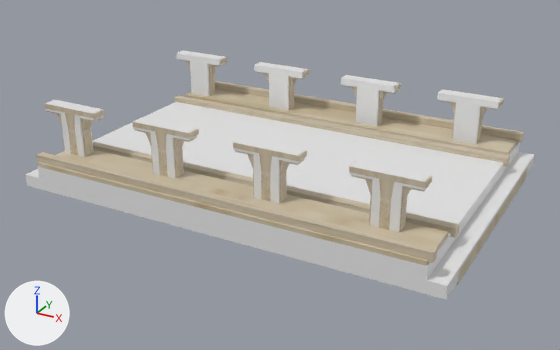
Renders of the glTF model 箱庭/Asset/Models/Terrains/Gimmick/RotateBridge/bridgeUp.gltf from each side of a commit.
One viewpoint serves both versions: a camera (50 mm lens) standing at (10.76, -19.06, 9.69) and looking at (0.42, -0.26, 0.29). The axes (+X, +Y, +Z) are drawn at lower left. The lights are the same throughout. Vertices at the same position are counted once.

In view in the first picture: 'COL.003', 'COL.004', 'COL.007', 'Cube', '立方体', '立方体.001'.
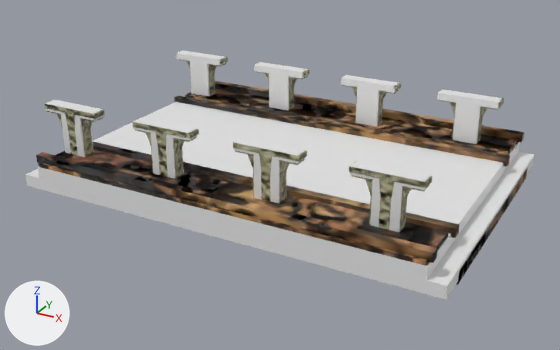
Pixel boxes (x1, y1, x2, y2) of what changed, in the pictures (560 x 350 px):
```json
{"object": "立方体", "change": "surface changed", "before": [38, 88, 528, 285], "after": [38, 88, 528, 285]}
{"object": "立方体.001", "change": "surface changed, recoloured", "before": [36, 81, 524, 263], "after": [36, 81, 524, 263], "on screen": "beige to brown"}
{"object": "Cube", "change": "surface changed", "before": [44, 56, 504, 232], "after": [44, 56, 504, 232], "on screen": "beige to yellow"}
```

Edits to the scene script, one JSON object a line:
```json
{"op": "add", "block": "img_normalstone1", "code": ["img_normalstone1 = load_image('normalstone1', 'normalstone1.png', 64, 43, 'Non-Color')"]}
{"op": "add", "block": "img_stone1", "code": ["img_stone1 = load_image('stone1', 'stone1.jpg', 64, 43, 'sRGB')"]}
{"op": "add", "block": "img_normals3", "code": ["img_normals3 = load_image('normalS3', 'normalS3.png', 128, 128, 'Non-Color')"]}
{"op": "add", "block": "img_sunahekil03", "code": ["img_sunahekil03 = load_image('sunahekiL03', 'sunahekiL03.jpg', 128, 128, 'sRGB')"]}
{"block": "mat_マテリアル_001", "where": "n2 = _N.new('ShaderNodeTexImage'); n2.name = 'Image Texture'"}
{"op": "set", "path": "n2.image", "old": "img_sunahekil02", "new": "img_sunahekil03"}
{"op": "add", "block": "mat_マテリアル_001", "code": "n3 = _N.new('ShaderNodeNormalMap'); n3.name = 'Normal Map'"}
{"op": "add", "block": "mat_マテリアル_001", "code": "n3.uv_map = 'UVMap'"}
{"op": "add", "block": "mat_マテリアル_001", "code": "n4 = _N.new('ShaderNodeTexImage'); n4.name = 'Image Texture.001'"}
{"op": "add", "block": "mat_マテリアル_001", "code": "n4.image = img_normals3"}
{"block": "mat_マテリアル_001", "where": "n0 = _N.new('ShaderNodeBsdfPrincipled'); n0.name = 'Principled BSDF'"}
{"op": "add", "block": "mat_マテリアル_001", "code": "_L.new(n3.outputs[0], n0.inputs[5])  # 'Normal' to 'Normal'"}
{"op": "add", "block": "mat_マテリアル_001", "code": "_L.new(n4.outputs[0], n3.inputs[1])  # 'Color' to 'Color'"}
{"block": "mat_マテリアル_003", "where": "n2 = _N.new('ShaderNodeTexImage'); n2.name = 'Image Texture'"}
{"op": "set", "path": "n2.image", "old": "img_keisodol02", "new": "img_stone1"}
{"op": "add", "block": "mat_マテリアル_003", "code": "n3 = _N.new('ShaderNodeNormalMap'); n3.name = 'Normal Map'"}
{"op": "add", "block": "mat_マテリアル_003", "code": "n3.uv_map = 'UVMap'"}
{"op": "add", "block": "mat_マテリアル_003", "code": "n4 = _N.new('ShaderNodeTexImage'); n4.name = 'Image Texture.001'"}
{"op": "add", "block": "mat_マテリアル_003", "code": "n4.image = img_normalstone1"}
{"block": "mat_マテリアル_003", "where": "n0 = _N.new('ShaderNodeBsdfPrincipled'); n0.name = 'Principled BSDF'"}
{"op": "add", "block": "mat_マテリアル_003", "code": "_L.new(n3.outputs[0], n0.inputs[5])  # 'Normal' to 'Normal'"}
{"op": "add", "block": "mat_マテリアル_003", "code": "_L.new(n4.outputs[0], n3.inputs[1])  # 'Color' to 'Color'"}
{"block": "me_立方体", "where": "me_立方体.from_pydata(...)  # 54 vertices, 108 faces; spans x -6.01..6.86, y -4.22..4.63, z 0.02..0.97"}
{"block": "me_立方体", "where": "# used by ob_立方体; location = (0.0, 0.0, 0.0)"}
{"block": "me_立方体", "change": "me_立方体 part 1: texture (UV) coordinates of 108 of 108 faces, centred in x -6.01..6.86, y -4.22..4.63, z 0.02..0.97, changed; they spanned u 0.0..0.88, v 0.0..1.0 and now span u -0.07..1.09, v -0.04..1.15"}
{"block": "me_立方体_001", "where": "me_立方体_001.from_pydata(...)  # 32 vertices, 48 faces; spans x -5.51..6.46, y -4.16..4.56, z 0.74..1.18"}
{"block": "me_立方体_001", "where": "# used by ob_立方体_001; location = (0.0, 0.0, 0.0)"}
{"op": "remove", "block": "me_立方体_001", "code": "me_立方体_001.materials.append(mat_マテリアル_001)  # picture img_sunahekil02"}
{"block": "me_立方体_001", "change": "me_立方体_001 part 2: texture (UV) coordinates of 48 of 48 faces, centred in x -5.51..6.46, y -4.16..4.56, z 0.74..1.18, changed; they spanned u 0.12..0.88, v 0.0..1.0 and now span u 0.16..0.84, v 0.14..0.86"}
{"op": "add", "block": "me_立方体_001", "code": "me_立方体_001.materials.append(mat_マテリアル_003)"}
```
